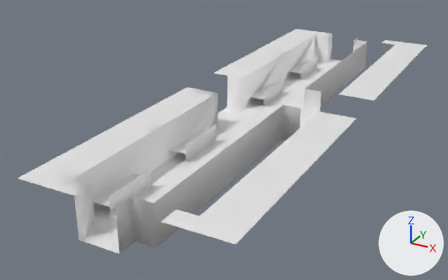
Two versions of the OBJ model Ods217/Assets/Meshes/Level0/lvl0_TransportShip.obj, one commit apart.
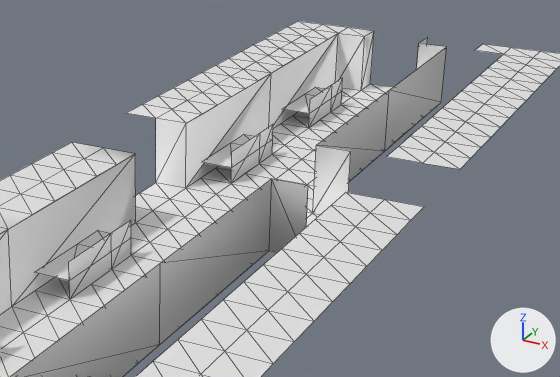
Each version is shown whole from a camera (50 mm lens) standing at (14.2, -28.6, 13.5) and looking at (-1.3, -0.5, -0.5), then close up on the part from 34% to 94% of the width and 7% to 72% of the height. Every picture has the same lights, and +X, +Y and +Z are marked at lower right. The close-ups show mesh edges as thin lines. Where no turn or scale is listed for an object, it has been applied to the vertices.
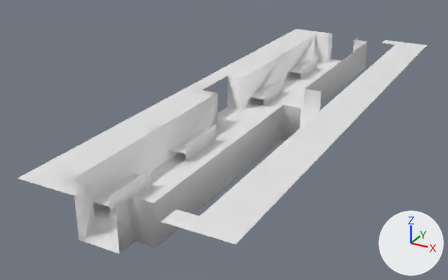
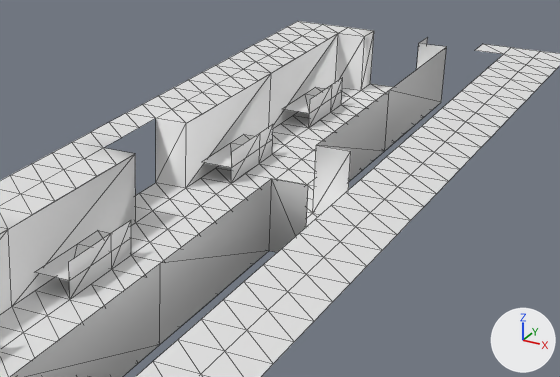
Location of each change, [x1, y1, x2, y2] in pixels of the close-ups (560 x 377 px):
part 1 of me_default, added: after [73, 113, 460, 207]

What changed in the scene script:
```text
Change me_default:
    used by ob_default; location = (0.0, 0.0, 0.0)
    remove me_default.from_pydata(...)  # 378 vertices, 524 faces; spans x -4.0..6.0, y -13.0..16.0, z 0.0..2.0
    add me_default.from_pydata(...)  # 388 vertices, 542 faces; spans x -4.0..6.0, y -13.0..16.0, z 0.0..2.0
    me_default part 1
    5 new vertices lie (0.0, -1.0, 0.0) away from vertices in x -4.0..6.0, y 3.0, z 2.0
    5 new vertices lie (0.0, 1.0, 0.0) away from vertices in x -4.0..6.0, y 0.0, z 2.0
    18 new faces join them
```
